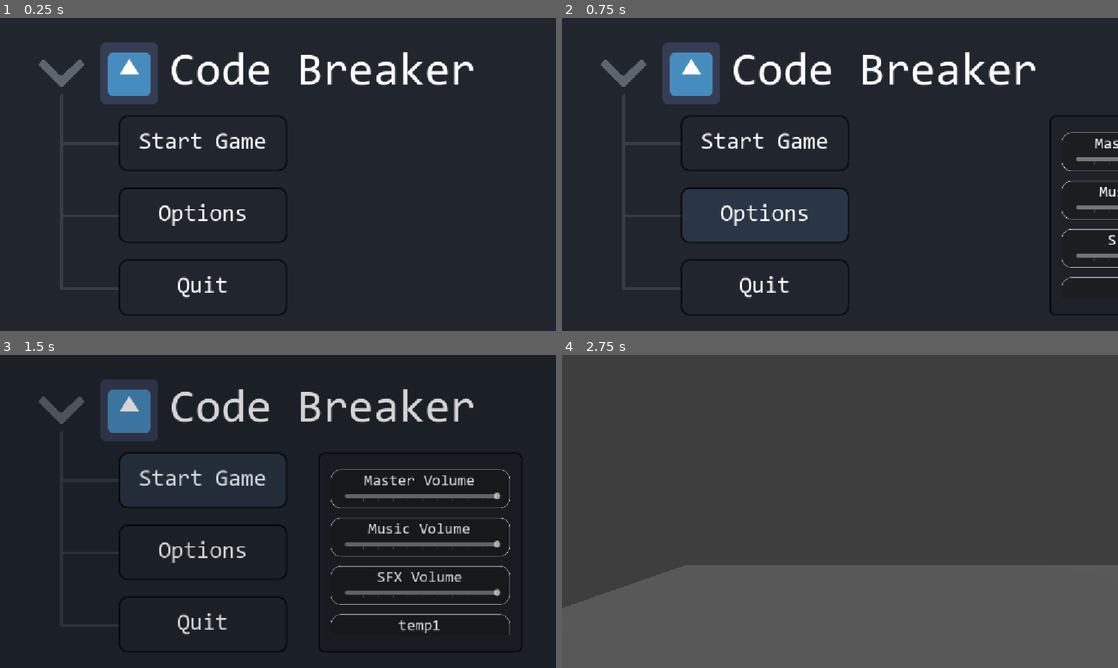
Above: before the commit, frames 1-4 (two rows, left to right).
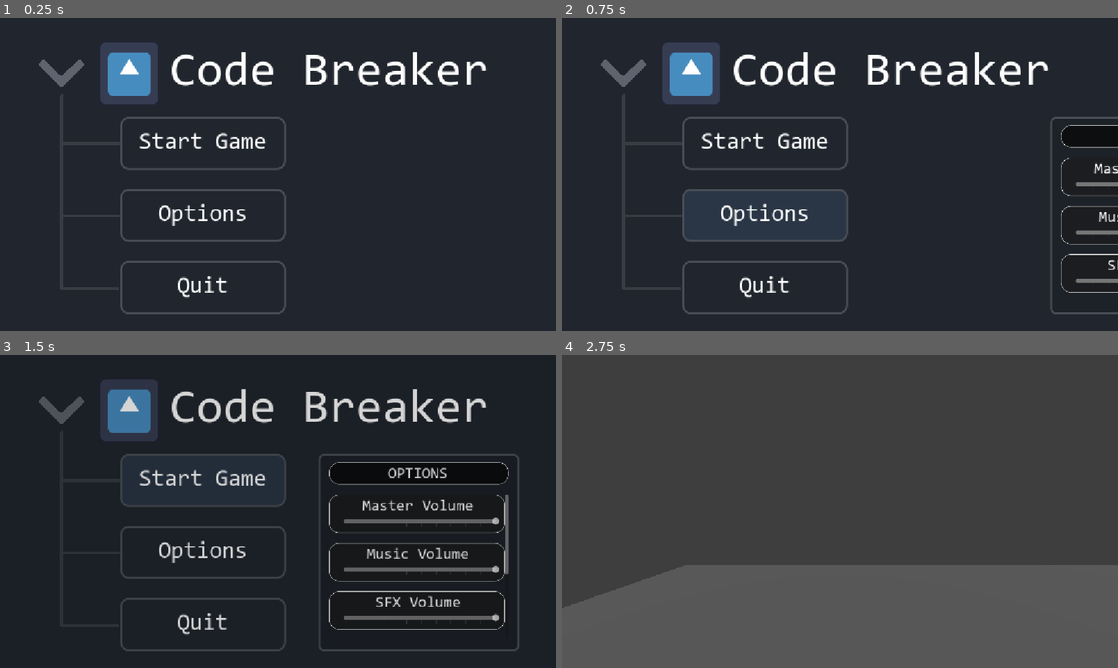
Above: after the commit, the same moments.

Repository: Davidps255/code-breaker
Game: Godot game, scene res://Workspaces/main_menu.tscn
The game is run twice, just before and just after one commit, with the same random seed, the same clock (stepped at 60 frames per second) and the same inputs. The engine's default icon, where the game draws it, is replaced by a stand-in: a white triangle on a blue panel in a dark square. Sound files missing from this copy of the repository are replaced by a short silence.
Inputs:
- Up to frame 1 (0.25 s): no input
- Up to frame 2 (0.75 s): click "Options" at 0.5 s
- Up to frame 3 (1.5 s): click "Start Game" at 1.25 s
- Up to frame 4 (2.75 s): click "Start Game" at 2 s

The runs differ from the first frame. In frame 1, 4.4% of the frame differs, in the area x 21-88%, y 10-95%; in frame 2, 6.5%; in frame 3, 11%, in the area x 21-94%, y 10-95%; in frame 4, nothing differs.

Commit message:
Options fixes
Fixed audio bus not defaulting correctly
Added mouse sensitivity slider

Diff:
--- /dev/null
+++ b/new-game-project/Assets/Scripts/game_manager.gd
@@ -0,0 +1,12 @@
+extends Node
+
+
+var mouse_sensitivty := 0.01
+
+
+func get_mouse_sensitivty() -> float:
+	return mouse_sensitivty
+
+
+func set_mouse_sensitivity(new_sensitivity: float) -> void:
+	mouse_sensitivty = new_sensitivity
--- a/new-game-project/Assets/Scripts/main_menu.gd
+++ b/new-game-project/Assets/Scripts/main_menu.gd
@@ -17,13 +17,13 @@
 		button.pressed.connect(_on_button_pressed)
 
 
-func _on_button_pressed(_hi=0) -> void:
+func _on_button_pressed() -> void:
 	$ButtonSFX.play()
 
 
 func _on_start_button_pressed() -> void:
 	TransitionScreen.transition()
-	fade_volume(1)
+	fade_volume(2)
 	await TransitionScreen.transition_finished
 	get_tree().change_scene_to_packed(start_scene)
 
@@ -38,7 +38,7 @@
 	if $OptionsPanel.position.x < 1150.0:
 		tween.tween_property($OptionsPanel,"position", Vector2(1160, $OptionsPanel.position.y), 0.5)
 	else:
-		tween.tween_property($OptionsPanel, "position", Vector2(663, $OptionsPanel.position.y), 0.5)
+		tween.tween_property($OptionsPanel, "position", Vector2(660, $OptionsPanel.position.y), 0.5)
 
 
 func _on_master_value_changed(value: float) -> void:
@@ -59,3 +59,7 @@
 
 func _on_music_finished() -> void:
 	$Music.play()
+
+
+func _on_mouse_slider_value_changed(value: float) -> void:
+	GameManager.set_mouse_sensitivity((value + 0.1) / 0.5 * 0.01)
--- a/new-game-project/Assets/Scripts/player_body.gd
+++ b/new-game-project/Assets/Scripts/player_body.gd
@@ -2,9 +2,9 @@
 
 const SPEED: float = 5.0
 const JUMP_VELOCITY: float = 4.5
-const MOUSE_SENSITIVITY: float = 0.01
 const MIN_CAMERA_ROTATION: int = -30
 const MAX_CAMERA_ROTATION: int = 60
+var MOUSE_SENSITIVITY: float = GameManager.mouse_sensitivty
 @export var neck: Node3D
 @export var camera: Camera3D
 
--- a/new-game-project/Assets/Scripts/sound_manager.gd
+++ b/new-game-project/Assets/Scripts/sound_manager.gd
@@ -1,6 +1,4 @@
 extends Node
-
-@onready var bus_layout := preload("res://Assets/Audio Bus/bus_layout.tres")
 
 const DEFAULT_VOLUME = 1.0
 
@@ -12,8 +10,6 @@
 
 # Called when the node enters the scene tree for the first time.
 func _ready() -> void:
-	AudioServer.set_bus_layout(bus_layout)
-
 	for bus in volumes.keys():
 		_apply_volume(bus)
 
@@ -24,13 +20,13 @@
 
 
 func set_volume(bus: String, volume: float) -> void:
-	volume = clamp(volume, 0.0, 1.0) # Ensures that volume stays wtihin 0.0 to 1.0
+	volume = clamp(volume, 0.0, 1.0) # Ensures that volume stays within 0.0 to 1.0
 	volumes[bus] = volume # Sets volume
 	_apply_volume(bus)
 
 
 func _apply_volume(bus: String) -> void:
 	var busIdx := AudioServer.get_bus_index(bus)
-	if busIdx == -1: # Bus not found
+	if busIdx == -1: # Bus not found, do not do anything
 		return
 	AudioServer.set_bus_volume_linear(busIdx, volumes[bus])
--- a/new-game-project/Workspaces/main_menu.tscn
+++ b/new-game-project/Workspaces/main_menu.tscn
@@ -5,7 +5,7 @@
 [ext_resource type="PackedScene" uid="uid://cju2xotny3c5u" path="res://Workspaces/Kai.tscn" id="2_1tal6"]
 [ext_resource type="Texture2D" uid="uid://4q335xxs2p" path="res://icon.svg" id="2_iq3f8"]
 [ext_resource type="FontFile" uid="uid://dl38o7c5ra4ce" path="res://Assets/Fonts/Consolas-Regular.ttf" id="5_dkfhe"]
-[ext_resource type="AudioStream" uid="uid://bfucoxidompou" path="res://menu_music.res" id="5_whw48"]
+[ext_resource type="AudioStream" uid="uid://bfucoxidompou" path="res://Assets/Audio/menu_music.res" id="5_whw48"]
 [ext_resource type="AudioStream" uid="uid://8nnigmd824y" path="res://Assets/Audio/jiafei-scream.mp3" id="6_oqwj1"]
 
 [sub_resource type="StyleBoxFlat" id="StyleBoxFlat_0s2xg"]
@@ -13,59 +13,67 @@
 
 [sub_resource type="StyleBoxFlat" id="StyleBoxFlat_j10ko"]
 bg_color = Color(0.12941177, 0.14901961, 0.18039216, 1)
+border_width_left = 4
+border_width_top = 4
+border_width_right = 4
+border_width_bottom = 4
+border_color = Color(0.2856, 0.30554667, 0.34, 1)
 corner_radius_top_left = 16
 corner_radius_top_right = 16
 corner_radius_bottom_right = 16
 corner_radius_bottom_left = 16
 corner_detail = 6
-shadow_color = Color(0, 0, 0, 1)
-shadow_size = 5
 
 [sub_resource type="StyleBoxFlat" id="StyleBoxFlat_wte75"]
 bg_color = Color(0.21568628, 0.30980393, 0.4, 1)
+border_width_left = 4
+border_width_top = 4
+border_width_right = 4
+border_width_bottom = 4
+border_color = Color(0.28627452, 0.30588236, 0.34117648, 1)
 corner_radius_top_left = 16
 corner_radius_top_right = 16
 corner_radius_bottom_right = 16
 corner_radius_bottom_left = 16
 corner_detail = 6
-shadow_color = Color(0, 0, 0, 1)
-shadow_size = 5
 
 [sub_resource type="StyleBoxFlat" id="StyleBoxFlat_tmrb6"]
 bg_color = Color(0.16470589, 0.21176471, 0.27058825, 1)
+border_width_left = 4
+border_width_top = 4
+border_width_right = 4
+border_width_bottom = 4
+border_color = Color(0.28627452, 0.30588236, 0.34117648, 1)
 corner_radius_top_left = 16
 corner_radius_top_right = 16
 corner_radius_bottom_right = 16
 corner_radius_bottom_left = 16
 corner_detail = 6
-shadow_color = Color(0, 0, 0, 1)
-shadow_size = 5
 
 [sub_resource type="StyleBoxFlat" id="StyleBoxFlat_1tal6"]
 bg_color = Color(0.11372549, 0.13333334, 0.16078432, 1)
+border_width_left = 4
+border_width_top = 4
+border_width_right = 4
+border_width_bottom = 4
+border_color = Color(0.28627452, 0.30588236, 0.34117648, 1)
 corner_radius_top_left = 10
 corner_radius_top_right = 10
 corner_radius_bottom_right = 10
 corner_radius_bottom_left = 10
-shadow_color = Color(0, 0, 0, 1)
-shadow_size = 5
-
-[sub_resource type="StyleBoxTexture" id="StyleBoxTexture_dkfhe"]
-
-[sub_resource type="StyleBoxTexture" id="StyleBoxTexture_cbe8i"]
-
-[sub_resource type="StyleBoxTexture" id="StyleBoxTexture_6jry6"]
-
-[sub_resource type="StyleBoxTexture" id="StyleBoxTexture_vfcgc"]
-
-[sub_resource type="StyleBoxTexture" id="StyleBoxTexture_k7yca"]
+
+[sub_resource type="StyleBoxFlat" id="StyleBoxFlat_cbe8i"]
+bg_color = Color(0.0504, 0.05424, 0.06, 1)
+border_width_left = 1
+border_width_top = 1
+border_width_right = 1
+border_width_bottom = 1
+corner_radius_top_left = 20
+corner_radius_top_right = 20
+corner_radius_bottom_right = 20
+corner_radius_bottom_left = 20
 
 [sub_resource type="Theme" id="Theme_g3r6r"]
-VScrollBar/styles/grabber = SubResource("StyleBoxTexture_dkfhe")
-VScrollBar/styles/grabber_highlight = SubResource("StyleBoxTexture_cbe8i")
-VScrollBar/styles/grabber_pressed = SubResource("StyleBoxTexture_6jry6")
-VScrollBar/styles/scroll = SubResource("StyleBoxTexture_vfcgc")
-VScrollBar/styles/scroll_focus = SubResource("StyleBoxTexture_k7yca")
 
 [sub_resource type="StyleBoxFlat" id="StyleBoxFlat_dkfhe"]
 bg_color = Color(0.105882354, 0.11372549, 0.1254902, 1)
@@ -131,8 +139,10 @@
 [node name="TitleLabel" type="Label" parent="HBoxContainer" unique_id=1417340356]
 layout_mode = 2
 theme_override_fonts/font = ExtResource("5_dkfhe")
-theme_override_font_sizes/font_size = 96
+theme_override_font_sizes/font_size = 100
 text = "Code Breaker"
+horizontal_alignment = 1
+vertical_alignment = 1
 
 [node name="Line2D" type="Line2D" parent="." unique_id=642225575]
 points = PackedVector2Array(128, 160, 128, 260, 246, 260, 128, 260, 128, 410, 247, 410, 128, 410, 128, 560, 247, 560)
@@ -210,12 +220,33 @@
 theme_override_styles/panel = SubResource("StyleBoxFlat_1tal6")
 metadata/_edit_group_ = true
 
+[node name="Title" type="Panel" parent="OptionsPanel" unique_id=833030395]
+layout_mode = 0
+offset_left = 22.0
+offset_top = 17.0
+offset_right = 394.0
+offset_bottom = 63.0
+theme_override_styles/panel = SubResource("StyleBoxFlat_cbe8i")
+metadata/_edit_group_ = true
+
+[node name="TitleLabel" type="Label" parent="OptionsPanel/Title" unique_id=948179482]
+layout_mode = 0
+offset_left = -2.0
+offset_top = 2.0
+offset_right = 370.0
+offset_bottom = 49.0
+theme_override_fonts/font = ExtResource("5_dkfhe")
+theme_override_font_sizes/font_size = 32
+text = "OPTIONS"
+horizontal_alignment = 1
+vertical_alignment = 1
+
 [node name="ScrollContainer" type="ScrollContainer" parent="OptionsPanel" unique_id=731635521]
 layout_mode = 0
 offset_left = 22.0
-offset_top = 32.0
+offset_top = 84.0
 offset_right = 394.0
-offset_bottom = 375.0
+offset_bottom = 382.0
 theme = SubResource("Theme_g3r6r")
 
 [node name="VBoxContainer" type="VBoxContainer" parent="OptionsPanel/ScrollContainer" unique_id=1512954128]
@@ -317,25 +348,44 @@
 scrollable = false
 tick_count = 11
 
-[node name="SFXPanel2" type="Panel" parent="OptionsPanel/ScrollContainer/VBoxContainer" unique_id=1324431827]
+[node name="ControlsPanel" type="Panel" parent="OptionsPanel/ScrollContainer/VBoxContainer" unique_id=1324431827]
+custom_minimum_size = Vector2(0, 50)
+layout_mode = 2
+theme_override_styles/panel = SubResource("StyleBoxFlat_cbe8i")
+metadata/_edit_group_ = true
+
+[node name="KeybindsLabel" type="Label" parent="OptionsPanel/ScrollContainer/VBoxContainer/ControlsPanel" unique_id=1768090318]
+layout_mode = 0
+offset_left = -2.0
+offset_top = 2.0
+offset_right = 370.0
+offset_bottom = 49.0
+theme_override_fonts/font = ExtResource("5_dkfhe")
+theme_override_font_sizes/font_size = 32
+text = "Control Settings"
+horizontal_alignment = 1
+vertical_alignment = 1
+uppercase = true
+
+[node name="MousePanel" type="Panel" parent="OptionsPanel/ScrollContainer/VBoxContainer" unique_id=759229324]
 custom_minimum_size = Vector2(0, 80)
 layout_mode = 2
 theme_override_styles/panel = SubResource("StyleBoxFlat_dkfhe")
 metadata/_edit_group_ = true
 
-[node name="MusicLabel" type="Label" parent="OptionsPanel/ScrollContainer/VBoxContainer/SFXPanel2" unique_id=1768090318]
-layout_mode = 0
-offset_left = -2.0
-offset_top = 2.0
-offset_right = 370.0
-offset_bottom = 49.0
-theme_override_fonts/font = ExtResource("5_dkfhe")
-theme_override_font_sizes/font_size = 32
-text = "temp1"
-horizontal_alignment = 1
-vertical_alignment = 1
-
-[node name="SFXSlider" type="HSlider" parent="OptionsPanel/ScrollContainer/VBoxContainer/SFXPanel2" unique_id=349990642 groups=["Slider"]]
+[node name="MouseLabel" type="Label" parent="OptionsPanel/ScrollContainer/VBoxContainer/MousePanel" unique_id=463614011]
+layout_mode = 0
+offset_left = -2.0
+offset_top = 2.0
+offset_right = 370.0
+offset_bottom = 49.0
+theme_override_fonts/font = ExtResource("5_dkfhe")
+theme_override_font_sizes/font_size = 32
+text = "Mouse Sensitivity"
+horizontal_alignment = 1
+vertical_alignment = 1
+
+[node name="MouseSlider" type="HSlider" parent="OptionsPanel/ScrollContainer/VBoxContainer/MousePanel" unique_id=1084490879 groups=["Slider"]]
 layout_mode = 0
 offset_left = 30.0
 offset_top = 42.0
@@ -344,40 +394,27 @@
 mouse_filter = 1
 max_value = 1.0
 step = 0.1
-value = 1.0
+value = 0.5
 scrollable = false
 tick_count = 11
 
-[node name="SFXPanel3" type="Panel" parent="OptionsPanel/ScrollContainer/VBoxContainer" unique_id=759229324]
+[node name="KeybindPanel" type="Panel" parent="OptionsPanel/ScrollContainer/VBoxContainer" unique_id=406150604]
 custom_minimum_size = Vector2(0, 80)
 layout_mode = 2
 theme_override_styles/panel = SubResource("StyleBoxFlat_dkfhe")
 metadata/_edit_group_ = true
 
-[node name="MusicLabel" type="Label" parent="OptionsPanel/ScrollContainer/VBoxContainer/SFXPanel3" unique_id=463614011]
-layout_mode = 0
-offset_left = -2.0
-offset_top = 2.0
-offset_right = 370.0
-offset_bottom = 49.0
-theme_override_fonts/font = ExtResource("5_dkfhe")
-theme_override_font_sizes/font_size = 32
-text = "temp2"
-horizontal_alignment = 1
-vertical_alignment = 1
-
-[node name="SFXSlider" type="HSlider" parent="OptionsPanel/ScrollContainer/VBoxContainer/SFXPanel3" unique_id=1084490879 groups=["Slider"]]
-layout_mode = 0
-offset_left = 30.0
-offset_top = 42.0
-offset_right = 353.0
-offset_bottom = 69.0
-mouse_filter = 1
-max_value = 1.0
-step = 0.1
-value = 1.0
-scrollable = false
-tick_count = 11
+[node name="KeybindLabel" type="Label" parent="OptionsPanel/ScrollContainer/VBoxContainer/KeybindPanel" unique_id=835190499]
+layout_mode = 0
+offset_left = -2.0
+offset_top = 2.0
+offset_right = 370.0
+offset_bottom = 49.0
+theme_override_fonts/font = ExtResource("5_dkfhe")
+theme_override_font_sizes/font_size = 32
+text = "temp"
+horizontal_alignment = 1
+vertical_alignment = 1
 
 [node name="Music" type="AudioStreamPlayer" parent="." unique_id=323984362]
 stream = ExtResource("5_whw48")
@@ -394,4 +431,5 @@
 [connection signal="value_changed" from="OptionsPanel/ScrollContainer/VBoxContainer/MasterPanel/MasterSlider" to="." method="_on_master_value_changed"]
 [connection signal="value_changed" from="OptionsPanel/ScrollContainer/VBoxContainer/MusicPanel/MusicSlider" to="." method="_on_music_slider_value_changed"]
 [connection signal="value_changed" from="OptionsPanel/ScrollContainer/VBoxContainer/SFXPanel/SFXSlider" to="." method="_on_sfx_slider_value_changed"]
+[connection signal="value_changed" from="OptionsPanel/ScrollContainer/VBoxContainer/MousePanel/MouseSlider" to="." method="_on_mouse_slider_value_changed"]
 [connection signal="finished" from="Music" to="." method="_on_music_finished"]
--- a/new-game-project/project.godot
+++ b/new-game-project/project.godot
@@ -19,10 +19,15 @@
 config/features=PackedStringArray("4.6", "Forward Plus")
 config/icon="res://icon.svg"
 
+[audio]
+
+buses/default_bus_layout="uid://cg78sxeh3hdbr"
+
 [autoload]
 
 SoundManager="*uid://b717ipdt1c28r"
 TransitionScreen="*uid://c265iwx78kw7k"
+GameManager="*uid://b4ao4y03l1aw8"
 
 [display]
 
Renamed: new-game-project/menu_music.res -> new-game-project/Assets/Audio/menu_music.res
Not shown, added: new-game-project/Assets/Scripts/game_manager.gd.uid
